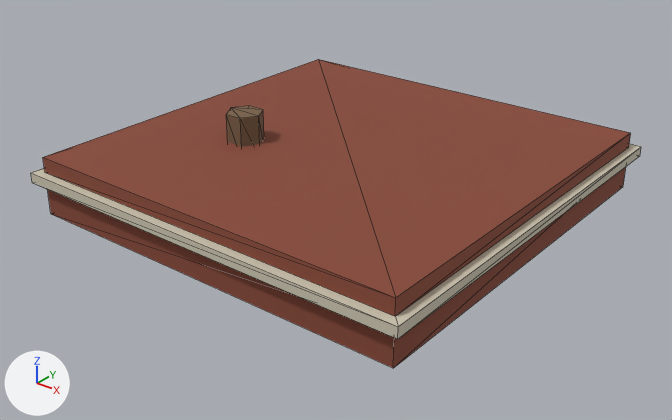
The glTF model assets/models/buildings/tw_brick_24_crown_lod1.glb, before and after one commit.
Camera for both pictures: a 50 mm lens placed at (30.7, -39.2, 23.4), pointed at (0.5, -1.5, 0.1). Every picture has the same lights, and +X, +Y and +Z are marked at lower left. The first picture is the older version. Mesh edges are drawn as thin lines. Vertices at exactly the same position are counted once.

Names of what the first picture shows: 'tw_brick_24_crown_lod1'.
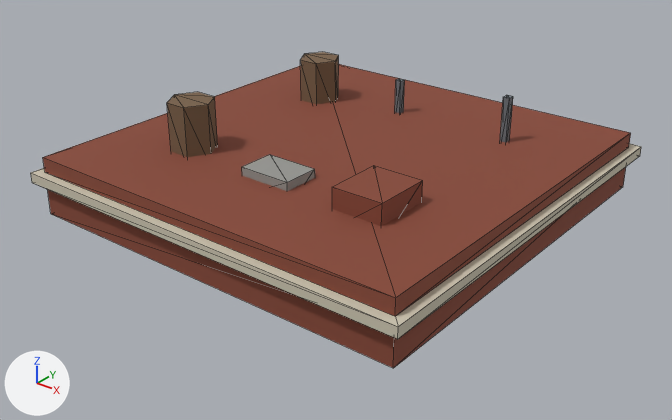
What the commit changed:
me_tw_brick_24_crown_lod1 is used by ob_tw_brick_24_crown_lod1; location (0.0, 0.0, 0.0).
me_tw_brick_24_crown_lod1 had 36 vertices, 56 faces and spanned x -12.6..12.6, y -12.6..12.6, z 0.0..5.2.
me_tw_brick_24_crown_lod1 now has 80 vertices, 124 faces and spans x -12.6..12.6, y -12.6..12.6, z 0.0..6.4.
me_tw_brick_24_crown_lod1 part 1: a new loose piece, a 6-sided cylinder along z spanning x -7.8..-5.1, y -7.0..-4.6, z 2.6..6.4, in mat_palette (picture img_palette).
me_tw_brick_24_crown_lod1 part 2: a new loose piece, a 6-sided cylinder along z spanning x -7.7..-5.1, y 4.3..6.5, z 2.6..6.2, in mat_palette (picture img_palette).
me_tw_brick_24_crown_lod1 part 3: a new loose piece, a box spanning x 6.6..7.0, y 6.0..6.4, z 2.4..6.2, in mat_palette (picture img_palette).
me_tw_brick_24_crown_lod1 part 4: a new loose piece, a box spanning x -1.0..-0.6, y 6.2..6.6, z 2.4..5.6, in mat_palette (picture img_palette).
me_tw_brick_24_crown_lod1 part 5: a new loose piece, a box spanning x 4.7..7.7, y -7.1..-3.7, z 2.4..4.7, in mat_palette_c (picture img_palette_c).
me_tw_brick_24_crown_lod1 part 6: a new loose piece, a box spanning x -1.6..1.6, y -6.9..-4.7, z 2.4..4.0, in mat_palette_c (picture img_palette_c).
me_tw_brick_24_crown_lod1 part 7: the loose piece of 12 vertices spanning x -6.1..-3.9, y -4.0..-2.0, z 2.6..5.2 is deleted.

Changed parts and their boxes (x1, y1, x2, y2) in the pictures (672 x 420 px):
'tw_brick_24_crown_lod1', reshaped
    before: (31, 59, 641, 368)
    after: (31, 52, 641, 368)
part 1 of me_tw_brick_24_crown_lod1, added (brown)
    after: (167, 92, 218, 157)
part 2 of me_tw_brick_24_crown_lod1, added (brown)
    after: (300, 52, 339, 104)
part 3 of me_tw_brick_24_crown_lod1, added
    after: (500, 95, 513, 143)
part 4 of me_tw_brick_24_crown_lod1, added
    after: (395, 78, 405, 113)
part 5 of me_tw_brick_24_crown_lod1, added (brown)
    after: (332, 166, 423, 226)
part 6 of me_tw_brick_24_crown_lod1, added
    after: (242, 155, 315, 191)
part 7 of me_tw_brick_24_crown_lod1, deleted (brown)
    before: (226, 106, 264, 147)
